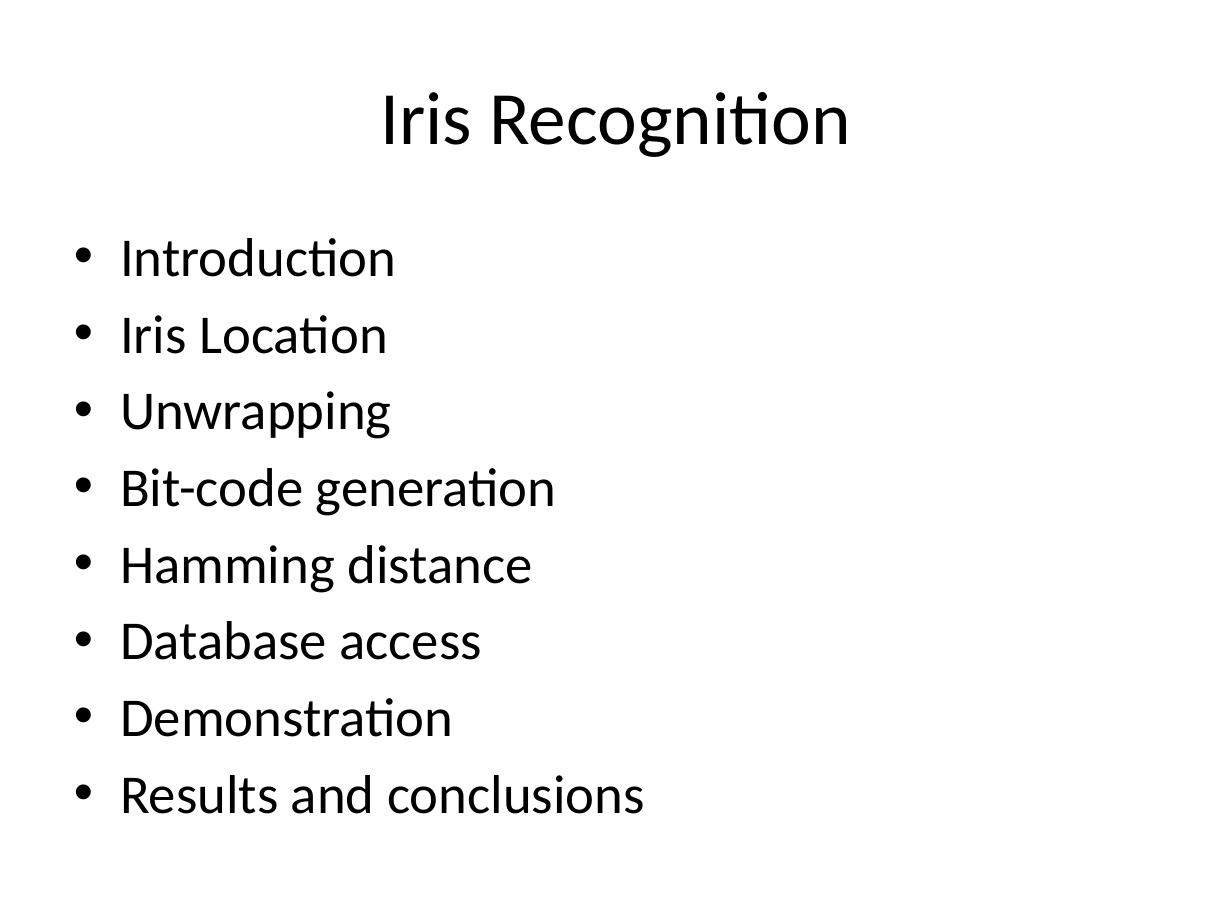
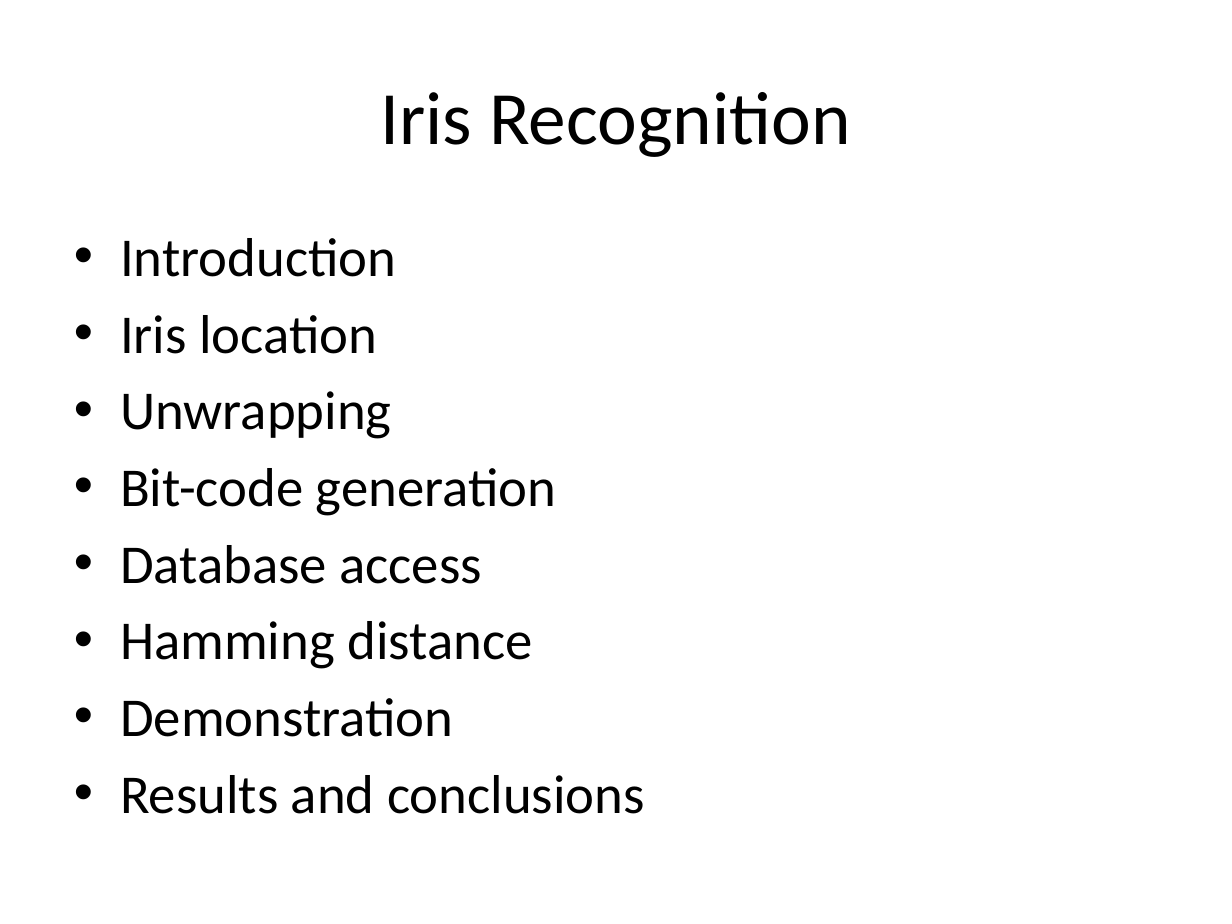
Before and after one commit to chetanadey77/irisrecognition09, a slide deck: slide 2 of Reports/Group_Presentation.pptx. Drawn at 1232x924 pixels with LibreOffice and Linux fonts; fonts in the diff are those of the drawing; background and template pictures are left out. Boxes give left, top, right and bottom in pixels: in the first picture for what was removed or moved away, otherwise in the second. Text is boxed around its words. In the diff, an @@ line names an element or a change of style, - is before the commit and + after.

```diff
--- a/Reports/Group_Presentation.pptx
+++ b/Reports/Group_Presentation.pptx
@@ text at [120,315,377,354]: text changed @@
-• Iris Location
+• Iris location
@@ text at [120,545,482,584]: paragraph added @@
+• Database access
@@ text at [120,621,482,660]: paragraph removed @@
-• Database access
```
Also in this commit, not shown: 3 other slides changed, 3 slides added.
